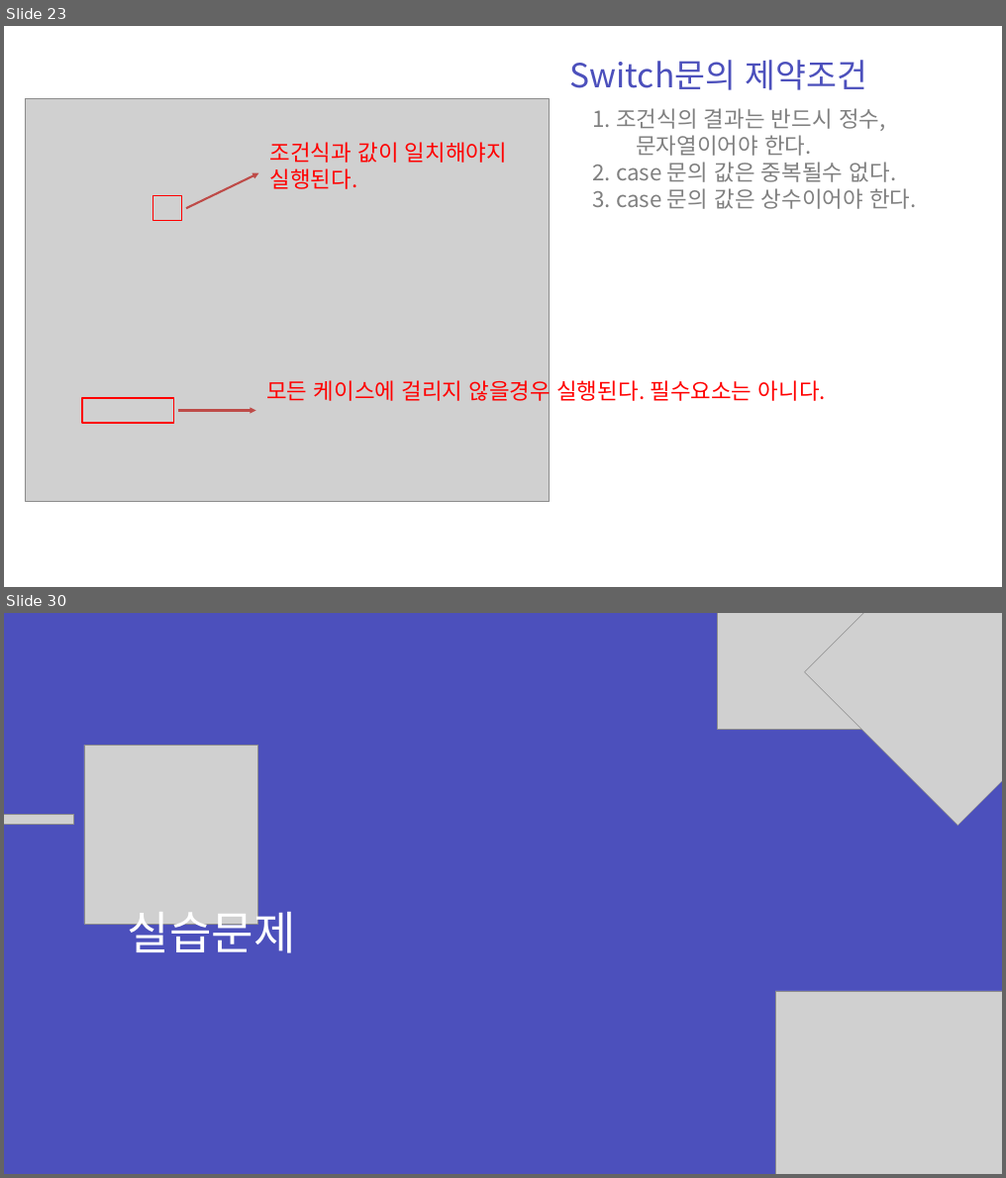
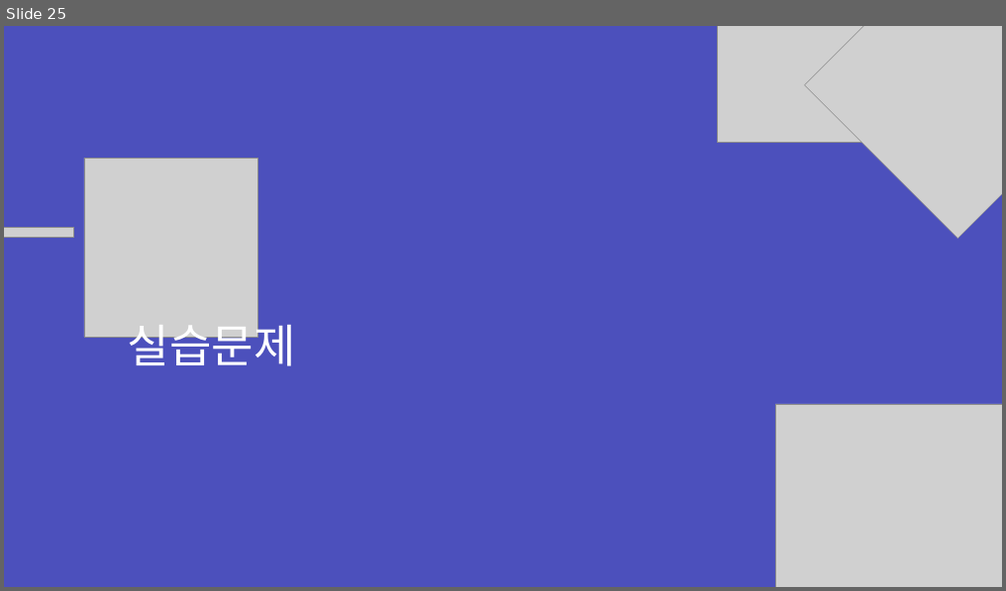
Before and after one commit to zest132/JavaLecture, a slide deck: JavaLecture/LectureFile/java 4강.pptx. Shown one above the other, each under a label of ours: slides 23 and 30 before the commit, slide 25 after it; the slides between them are not shown. The pictures are 1006x1178 and 1006x591 pixels, drawn with LibreOffice and Linux fonts; fonts in the diff are those of the drawing; grey boxes stand for pictures. Boxes give left, top, right and bottom in pixels: in the first picture for what was removed or moved away, otherwise in the second. Text is boxed around its words. In the diff, an @@ line names an element or a change of style, - is before the commit and + after.

```diff
--- a/JavaLecture/LectureFile/java 4강.pptx
+++ b/JavaLecture/LectureFile/java 4강.pptx
@@ slide 23 removed at (x1=4, y1=26, x2=1002, y2=587), background #FFFFFF @@
@@ text removed at (x1=570, y1=60, x2=868, y2=90) @@
-Switch문의 제약조건
@@ picture removed at (x1=25, y1=98, x2=548, y2=501) @@
@@ text removed at (x1=592, y1=108, x2=917, y2=209) @@
-1. 조건식의 결과는 반드시 정수,
-문자열이어야 한다.
-2. case 문의 값은 중복될수 없다.
-3. case 문의 값은 상수이어야 한다.
@@ text removed at (x1=270, y1=142, x2=507, y2=189) @@
-조건식과 값이 일치해야지 실행된다.
@@ arrow removed from (186, 208) to (259, 174) @@
@@ rectangle removed at (x1=152, y1=195, x2=181, y2=221) @@
@@ text removed at (x1=266, y1=377, x2=826, y2=405) @@
-모든 케이스에 걸리지 않을경우 실행된다. 필수요소는 아니다.
@@ rectangle removed at (x1=82, y1=398, x2=173, y2=423) @@
@@ arrow removed from (177, 411) to (256, 411) @@
@@ what was slide 30 is now slide 25 @@
```
Also in this commit, not shown: 3 slides changed, 15 slides added, 19 other slides removed, 4 other files.
